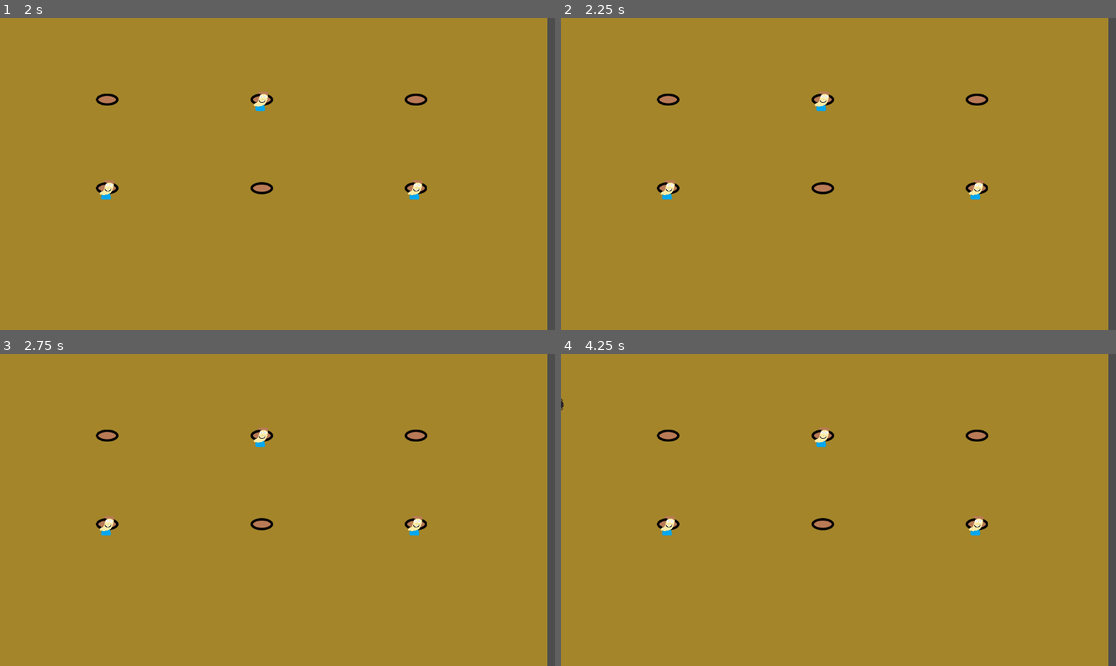
Above: before the commit, frames 1-4 (two rows, left to right).
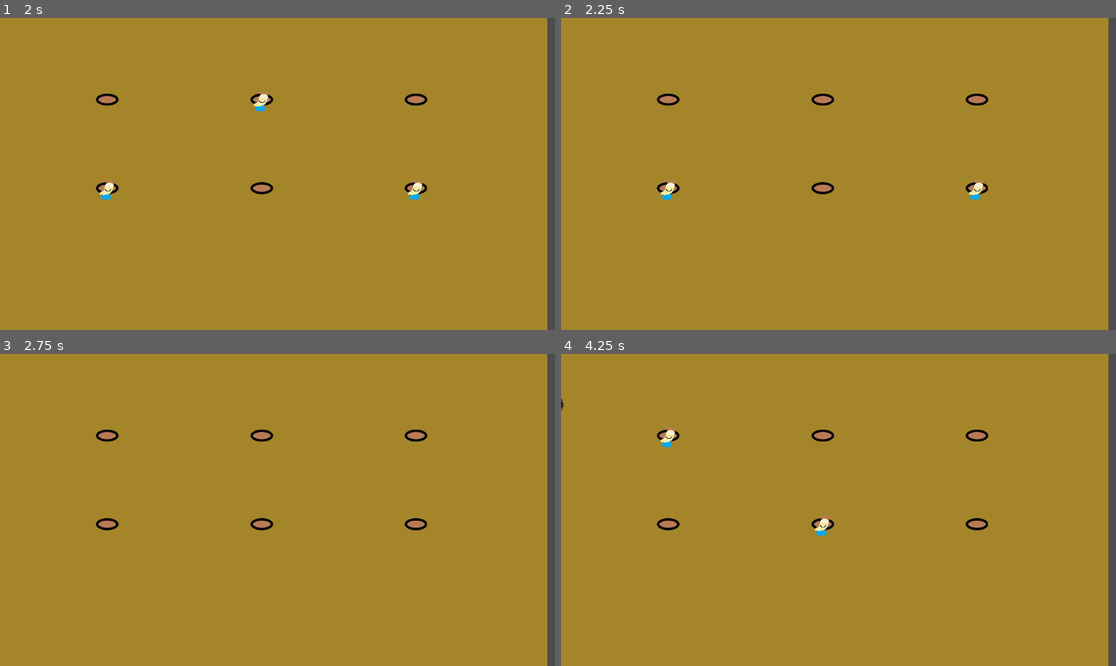
Above: after the commit, the same moments.

Repository: EvlNrostA/MiniJam144
Game: Godot game, scene res://Levels/Whackamole/Whackamole.tscn
Two runs of this game, one before a commit and one after it. Both use one fixed random seed, a clock stepped at 60 frames per second and the inputs below. The project has no main scene, so this scene is started directly.
Inputs:
- Up to frame 1 (2 s): tap Enter at 0.5 s; hold W (Up) from 0.53 s (still down)
- Up to frame 2 (2.25 s): release W (Up) at 2.03 s; hold Left (Left) from 2.03 s (still down)
- Up to frame 3 (2.75 s): keep holding Left (Left)
- Up to frame 4 (4.25 s): tap Space at 2.75 s; tap Enter at 3.5 s; release Left (Left) at 3.53 s; hold Down (Down) from 3.53 s (still down)

Frame 1 is identical in both runs. In frame 2, 0.1% of the frame differs, in the area x 45-49%, y 23-30%; in frame 3, 0.3%; in frame 4, 0.5%, in the area x 17-77%, y 23-59%.

Commit message:
Add difficulties to Whackamole, add GuitarHero

Diff:
--- /dev/null
+++ b/Arial's Nightmares/Levels/GuitarHero/GuitarHero.tscn
@@ -0,0 +1,71 @@
+[gd_scene load_steps=10 format=3 uid="uid://cat12w8nvcmim"]
+
+[ext_resource type="Texture2D" uid="uid://cpl57jn18fci5" path="res://Levels/GuitarHero/down.png" id="1_rndhy"]
+[ext_resource type="Texture2D" uid="uid://bu66pyxwhfw2f" path="res://Levels/GuitarHero/left.png" id="2_tvp2t"]
+[ext_resource type="Texture2D" uid="uid://1kb5w6whfsbx" path="res://Levels/GuitarHero/right.png" id="3_ef5r5"]
+[ext_resource type="Texture2D" uid="uid://udatplb04yiy" path="res://Levels/GuitarHero/up.png" id="4_x0ksa"]
+[ext_resource type="PackedScene" uid="uid://b11hooauu7282" path="res://Nodes/Player/PlayerNodeTamplate.tscn" id="5_n5yia"]
+[ext_resource type="Script" path="res://Levels/GuitarHero/GuitarHeroPlayer.gd" id="6_ecoko"]
+
+[sub_resource type="RectangleShape2D" id="RectangleShape2D_uw3ry"]
+
+[sub_resource type="RectangleShape2D" id="RectangleShape2D_gd6y7"]
+size = Vector2(1152, 2)
+
+[sub_resource type="AudioStreamMP3" id="AudioStreamMP3_y0mb2"]
+
+[node name="GuitarHero" type="Node2D"]
+
+[node name="ColorRect" type="ColorRect" parent="."]
+offset_right = 1152.0
+offset_bottom = 648.0
+color = Color(0.215686, 0.0980392, 0.0117647, 1)
+
+[node name="Down" type="Sprite2D" parent="."]
+position = Vector2(640, 0)
+scale = Vector2(2, 2)
+texture = ExtResource("1_rndhy")
+
+[node name="CollisionShape2D" type="CollisionShape2D" parent="Down"]
+scale = Vector2(1.5, 1.5)
+shape = SubResource("RectangleShape2D_uw3ry")
+
+[node name="Left" type="Sprite2D" parent="."]
+position = Vector2(448, 0)
+scale = Vector2(2, 2)
+texture = ExtResource("2_tvp2t")
+
+[node name="CollisionShape2D" type="CollisionShape2D" parent="Left"]
+scale = Vector2(1.5, 1.5)
+shape = SubResource("RectangleShape2D_uw3ry")
+
+[node name="Right" type="Sprite2D" parent="."]
+position = Vector2(832, 0)
+scale = Vector2(2, 2)
+texture = ExtResource("3_ef5r5")
+
+[node name="CollisionShape2D" type="CollisionShape2D" parent="Right"]
+scale = Vector2(1.5, 1.5)
+shape = SubResource("RectangleShape2D_uw3ry")
+
+[node name="Up" type="Sprite2D" parent="."]
+position = Vector2(256, 0)
+scale = Vector2(2, 2)
+texture = ExtResource("4_x0ksa")
+
+[node name="CollisionShape2D" type="CollisionShape2D" parent="Up"]
+scale = Vector2(1.5, 1.5)
+shape = SubResource("RectangleShape2D_uw3ry")
+
+[node name="Area2D" type="Area2D" parent="."]
+position = Vector2(576, 250)
+
+[node name="CollisionShape2D" type="CollisionShape2D" parent="Area2D"]
+shape = SubResource("RectangleShape2D_gd6y7")
+
+[node name="Player_Tamplate" parent="." instance=ExtResource("5_n5yia")]
+position = Vector2(576, 345)
+script = ExtResource("6_ecoko")
+
+[node name="AudioStreamPlayer" type="AudioStreamPlayer" parent="."]
+stream = SubResource("AudioStreamMP3_y0mb2")
--- /dev/null
+++ b/Arial's Nightmares/Levels/GuitarHero/GuitarHeroPlayer.gd
@@ -0,0 +1,22 @@
+extends Node
+
+
+
+var arrows
+var song_file_path = "res://Levels/GuitarHero/Ed-Sheeran-Perfect-Midi-File.mp3"
+
+func _ready():
+	arrows = [
+		$Up,
+		$Left,
+		$Down,
+		$Right
+	]
+	AudioStreamPlayer
+	var song_file = FileAccess.open(song_file_path, FileAccess.READ)
+	var sound = AudioStreamMP3.new()
+	sound.data = song_file.get_buffer(song_file.get_length())
+	print(sound.data.slice(0, 100))
+
+func _process(delta):
+	pass
--- a/Arial's Nightmares/Levels/Whackamole/NoamFogleManager.gd
+++ b/Arial's Nightmares/Levels/Whackamole/NoamFogleManager.gd
@@ -1,27 +1,41 @@
 extends Node
 
-var noam_fogle_scene = preload("res://Nodes/Enemys/NoamFogle.tscn")
+var difficulties = {
+	"Easy": {
+		"Count": 1,
+		"PositionDelay": [1, 2],
+		"RevealDelay": [1, 1.5]
+	},
+	"Normal": {
+		"Count": 3,
+		"PositionDelay": [1, 2],
+		"RevealDelay": [0.4, 0.7]
+	},
+	"Hard": {
+		"Count": 5,
+		"PositionDelay": [1, 2],
+		"RevealDelay": [0.4, 0.7]
+	},
+}
+
+@onready var noam_fogle_scene = preload("res://Nodes/Enemys/NoamFogle.tscn")
+
+var noam_fogle_count
 var noam_fogles = []
-var count
-var noam_mutex
+var player
 
-# Called when the node enters the scene tree for the first time.
 func _ready():
+	start("Normal")
+
+func start(difficulty):
+	player = $"../Player_Tamplate"
 	var holes = get_tree().get_nodes_in_group("Holes")
+	noam_fogle_count = difficulties[difficulty]["Count"]
+	var position_delay = difficulties[difficulty]["PositionDelay"]
+	var reveal_delay = difficulties[difficulty]["RevealDelay"]
 
-	for i in range(3):
+	for i in range(noam_fogle_count):
 		var noam_fogle = noam_fogle_scene.instantiate()
 		noam_fogles.append(noam_fogle)
 		add_child(noam_fogles[i])
-		noam_fogles[i].body_entered.connect(won_game)
-		noam_fogles[i].start(holes)
-
-	count = 0
-
-func won_game(body):
-	count += 1
-	print("Killed ", count)
-
-# Called every frame. 'delta' is the elapsed time since the previous frame.
-func _process(delta):
-	pass
+		noam_fogles[i].start(holes, position_delay, reveal_delay)
--- a/Arial's Nightmares/Levels/Whackamole/Player_Whackamole_Script.gd
+++ b/Arial's Nightmares/Levels/Whackamole/Player_Whackamole_Script.gd
@@ -1,10 +1,25 @@
 extends Player_library
+
+var killed_count
+var noam_fogle_manager
 
 func _ready():
 	self.speed = 3
+	killed_count = 0
+	noam_fogle_manager = $"../NoamFogleManager"
 
 func _process(delta):
 	Move2D(delta)
 
-func check_hit():
+func killed_noam_fogle():
+	killed_count += 1
+	print("Killed ", killed_count)
+
+	if (killed_count == noam_fogle_manager.noam_fogle_count):
+		won_game()
+
+func game_over():
 	pass
+
+func won_game():
+	print("Won Game")
--- a/Arial's Nightmares/Scripts/Enemys/noamfogle_Script.gd
+++ b/Arial's Nightmares/Scripts/Enemys/noamfogle_Script.gd
@@ -1,9 +1,8 @@
 extends Area2D
 
-var position_delays = [1, 2]
-var reveal_delays = [2, 5] #[0.4, 0.7]
-
-var reveal_objects
+var position_delay
+var reveal_delay
+var objects
 var position_timer
 var reveal_timer
 var sprite
@@ -16,16 +15,15 @@
 
 func reveal_noam_fogle() -> void:
 	sprite.visible = true
-	start_timer_randomly(reveal_timer, reveal_delays)
+	start_timer_randomly(reveal_timer, reveal_delay)
 
 func reposition_noam_fogle() -> void:
 	sprite.visible = false
 
 	var new_object = current_object
 	while (new_object.get_meta("occupied")):
-		var object_index = randi() % reveal_objects.size()
-		print(object_index)
-		new_object = reveal_objects[object_index]
+		var object_index = randi() % objects.size()
+		new_object = objects[object_index]
 
 	current_object.set_meta("occupied", false)
 	new_object.set_meta("occupied", true)
@@ -33,17 +31,20 @@
 	self.position = new_object.position
 	current_object = new_object
 
-	start_timer_randomly(position_timer, position_delays)
+	start_timer_randomly(position_timer, position_delay)
 
-func start(objects) -> void:
+func start(new_objects, new_position_delay, new_reveal_delay) -> void:
 	randomize()
 
 	position_timer = $PositionTimer
 	reveal_timer = $RevealTimer
 	sprite = $Sprite2D
-	reveal_objects = objects
 
-	current_object = reveal_objects[0]
+	objects = new_objects
+	position_delay = new_position_delay
+	reveal_delay = new_reveal_delay
+
+	current_object = objects[0]
 	current_object.set_meta("occupied", true)
 
 	reposition_noam_fogle()
@@ -57,5 +58,6 @@
 func _on_body_entered(body):
 	# Add animation
 	if (sprite.visible):
+		body.killed_noam_fogle()
 		current_object.set_meta("occupied", false)
 		queue_free()
Not shown, added: Arial's Nightmares/Levels/GuitarHero/Ed-Sheeran-Perfect-Midi-File.mp3.import
Binary file added: Arial's Nightmares/Levels/GuitarHero/down.png
Not shown, added: Arial's Nightmares/Levels/GuitarHero/down.png.import
Binary file added: Arial's Nightmares/Levels/GuitarHero/left.png
Not shown, added: Arial's Nightmares/Levels/GuitarHero/left.png.import
Binary file added: Arial's Nightmares/Levels/GuitarHero/right.png
Not shown, added: Arial's Nightmares/Levels/GuitarHero/right.png.import
Binary file added: Arial's Nightmares/Levels/GuitarHero/up.png
Not shown, added: Arial's Nightmares/Levels/GuitarHero/up.png.import
Not shown, added: Arial's Nightmares/Levels/GuitarHero/Ed-EA12.tmp
Not shown, added: Arial's Nightmares/Levels/GuitarHero/Ed-Sheeran-Perfect-Midi-File.mp3
